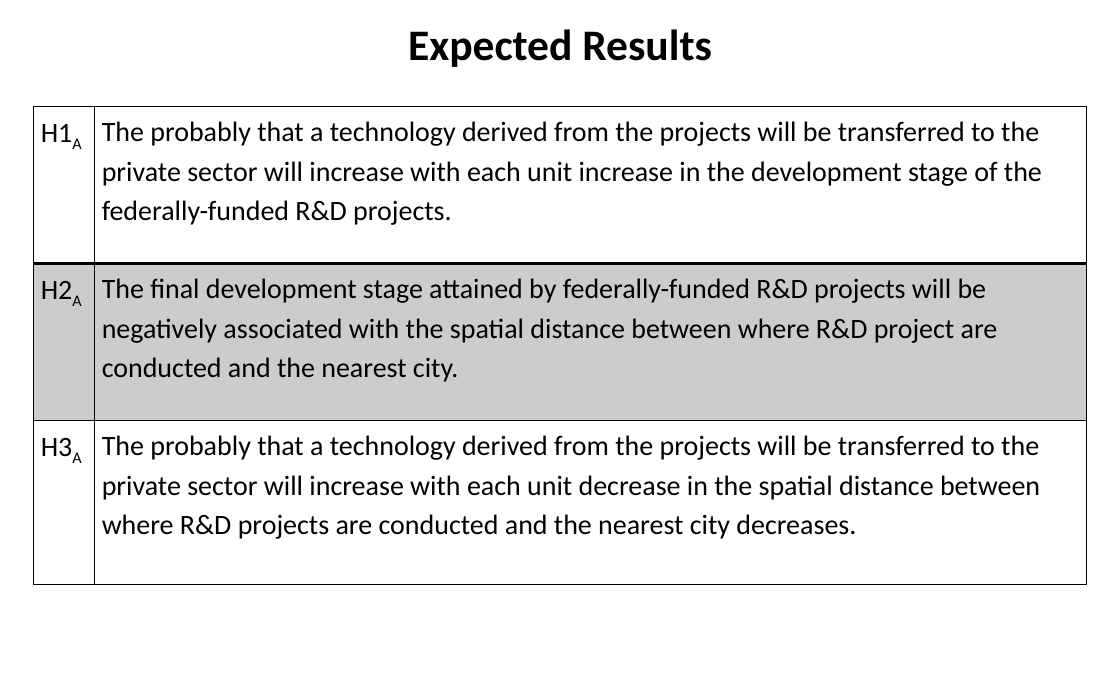
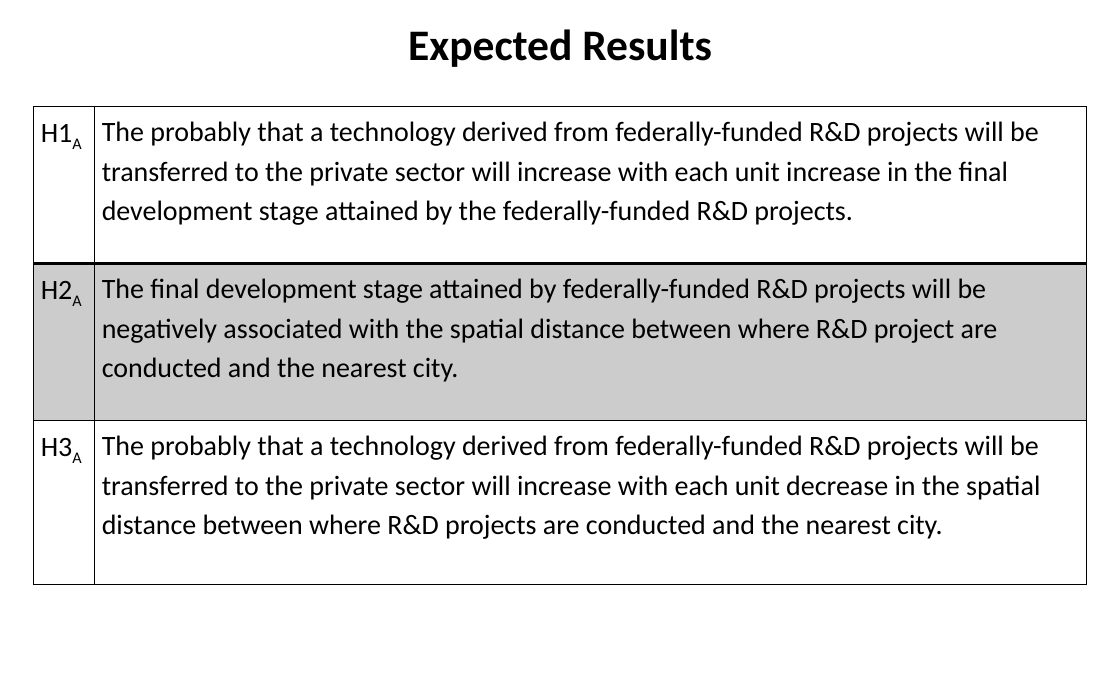
Before and after one commit to SLU-Courses-Townes/SOC5600, a slide deck: slide 35 of FinalProject/Presentation/Townes_SOC5600_FinalProject_Presentation.pptx. Drawn at 1120x700 pixels with LibreOffice and Linux fonts; fonts in the diff are those of the drawing. Boxes give left, top, right and bottom in pixels: in the first picture for what was removed or moved away, otherwise in the second. Text is boxed around its words. In the diff, an @@ line names an element or a change of style, - is before the commit and + after.

```diff
--- a/FinalProject/Presentation/Townes_SOC5600_FinalProject_Presentation.pptx
+++ b/FinalProject/Presentation/Townes_SOC5600_FinalProject_Presentation.pptx
@@ table at bbox=[34, 106, 1086, 585] @@
-row 1, column 2: The probably that a technology derived from the projects will be transferred to the private sector will increase with each unit increase in the development stage of the federally-funded R&D projects.
+row 1, column 2: The probably that a technology derived from federally-funded R&D projects will be transferred to the private sector will increase with each unit increase in the final development stage attained by the federally-funded R&D projects.
-row 3, column 2: The probably that a technology derived from the projects will be transferred to the private sector will increase with each unit decrease in the spatial distance between where R&D projects are conducted and the nearest city decreases.
+row 3, column 2: The probably that a technology derived from federally-funded R&D projects will be transferred to the private sector will increase with each unit decrease in the spatial distance between where R&D projects are conducted and the nearest city.
```
Also in this commit, not shown: 10 other slides changed.
